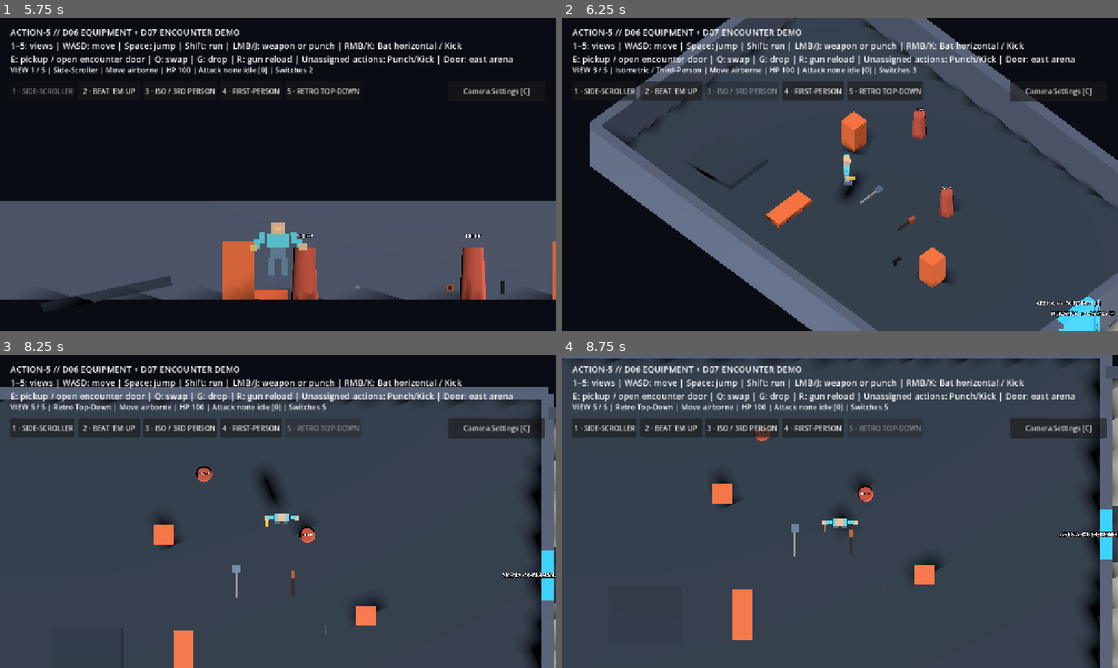
Above: before the commit, frames 1-4 (two rows, left to right).
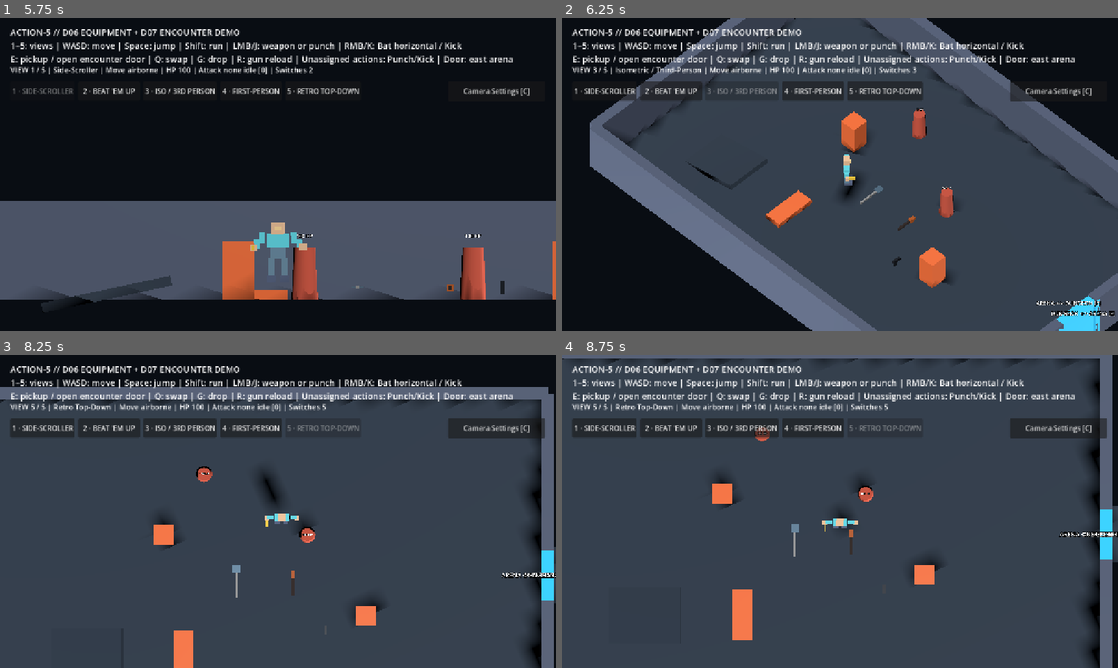
Above: after the commit, the same moments.

Repository: bravado/ACTION-5
Game: Godot game, scene res://demo/main.tscn
Same seed, same stepped clock (60 frames per second), same inputs: the game is played once before the commit and once after it.
Inputs (mouse positions are in pixels of both pictures, inside the frame that each line leads up to):
- Up to frame 1 (5.75 s): tap Enter at 0.5 s; move the mouse to (400, 158) at 0.52 s; hold D (move_right) 0.53-1.28 s; tap Ctrl (actor_crouch) at 0.6 s; click (400, 158) at 0.67 s; tap Space (actor_jump) at 0.77, 1.52, 3.02, 3.77, 4.52 s; move the mouse to (166, 190) at 1.27 s; hold S (move_down) 1.28-2.03 s; tap Alt (actor_dodge) at 1.35 s; move the mouse to (333, 105) at 2.02 s; hold D (move_right) 2.03-2.78 s; tap K (actor_kick) at 2.1 s; move the mouse to (250, 237) at 2.77 s; hold W (move_up) 2.78-3.53 s; tap J (actor_punch) at 2.85 s; click (250, 237) at 2.92 s; move the mouse to (444, 221) at 3.52 s; hold Shift (actor_run) 3.53-4.28 s; hold A (move_left) 3.53-5.03 s; move the mouse to (111, 127) at 4.27 s; tap X (actor_slide) at 4.35 s; move the mouse to (305, 174) at 5.02 s; hold S (move_down) from 5.03 s (still down); tap 1 (view_1) at 5.1 s; click (305, 174) at 5.17 s
- Up to frame 2 (6.25 s): move the mouse to (756, 96) at 5.77 s; release S (move_down) at 5.78 s; hold D (move_right) from 5.78 s (still down); tap 3 (view_3) at 5.85 s; tap Space (actor_jump) at 6.02 s
- Up to frame 3 (8.25 s): move the mouse to (400, 495) at 6.52 s; release D (move_right) at 6.53 s; hold W (move_up) 6.53-7.28 s; tap 4 (view_4) at 6.6 s; tap Space (actor_jump) at 6.77, 7.52 s; move the mouse to (166, 527) at 7.27 s; hold D (move_right) 7.28-8.03 s; tap 5 (view_5) at 7.35 s; click (166, 527) at 7.42 s; move the mouse to (333, 442) at 8.02 s; hold S (move_down) from 8.03 s (still down); tap R at 8.1 s
- Up to frame 4 (8.75 s): keep holding S (move_down)

Frame 1 is identical in both runs. In frame 2, less than 0.1% of the frame differs, in the area x 97-100%, y 96-100%; in frame 3, 0.2%; in frame 4, 0.8%, in the area x 99-100%, y 3-100%.

Commit message:
feat(d08): wire opaque shared gate to room rendering and enemy first-awareness ports

Diff:
--- a/demo/main.tscn
+++ b/demo/main.tscn
@@ -24,6 +24,8 @@
 [ext_resource type="Script" path="res://demo/interactions/world_switch.gd" id="21_switch"]
 [ext_resource type="Script" path="res://demo/world/sector_camera_bounds.gd" id="22_bounds"]
 [ext_resource type="Script" path="res://demo/interactions/roof_visibility.gd" id="23_roof_overlay"]
+[ext_resource type="Script" path="res://demo/interactions/door_acquisition_filter.gd" id="24_gate_sensor"]
+[ext_resource type="Script" path="res://demo/world/room_visibility.gd" id="25_room_visibility"]
 
 [sub_resource type="BoxMesh" id="BoxMesh_floor"]
 size = Vector3(28, 0.4, 18)
@@ -246,6 +248,9 @@
 script = ExtResource("14_door")
 keep_visual_when_open = true
 barrier_visual_path = NodePath("BarrierMesh")
+
+[node name="AcquisitionFilter" type="Node" parent="EncounterDoor"]
+script = ExtResource("24_gate_sensor")
 
 [node name="Body" type="StaticBody3D" parent="EncounterDoor"]
 
@@ -454,3 +459,6 @@
 
 [node name="SectorCameraBounds" type="Node" parent="."]
 script = ExtResource("22_bounds")
+
+[node name="RoomVisibility" type="Node" parent="."]
+script = ExtResource("25_room_visibility")
Not shown: 1 places in demo/main.tscn that only renumber resources
